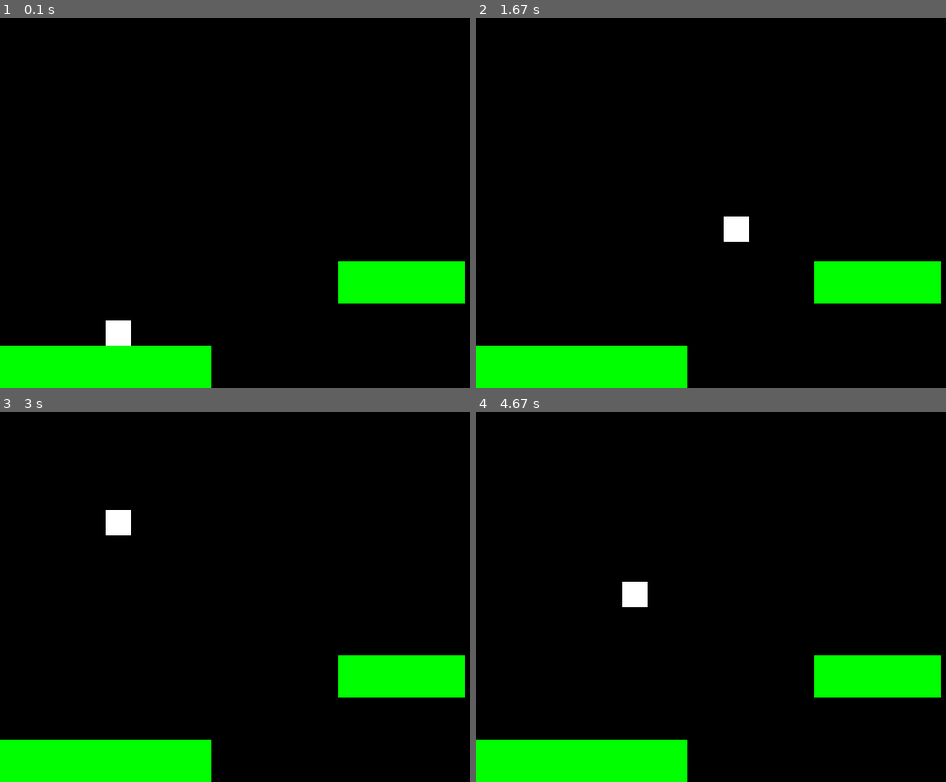
Above: before the commit, frames 1-4 (two rows, left to right).
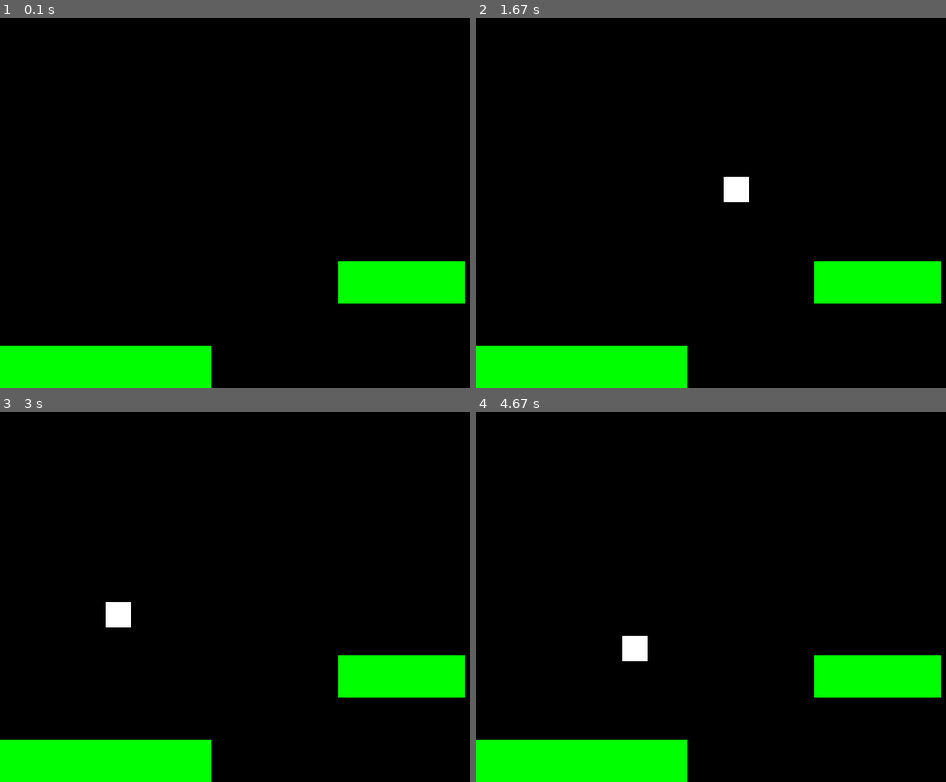
Above: after the commit, the same moments.

Repository: DillTheBeast/pyGameIntro
Game: pygame game, started from platformer/platformer.py
Same seed, same stepped clock (60 frames per second), same inputs: the game is played once before the commit and once after it.
Inputs:
- Up to frame 1 (0.1 s): no input
- Up to frame 2 (1.67 s): tap Space at 0.33, 1.23, 1.53 s; hold D 0.67-1.13 s; hold D 1.17-1.63 s
- Up to frame 3 (3 s): hold A 1.67-2.2 s; tap Space at 1.73, 2.03, 2.3, 2.63, 2.93 s; hold S 2.23-2.53 s; hold A 2.57-2.97 s
- Up to frame 4 (4.67 s): hold D 3-3.63 s; tap Space at 3.07, 3.37, 3.73, 4.13, 4.43, 4.63 s; hold S 3.67-4.03 s; hold A 4.07-4.53 s; hold D from 4.57 s (still down)

The runs differ from the first frame. In frame 1, 0.4% of the frame differs, in the area x 22-28%, y 81-89%; in frame 2, 0.7%, in the area x 52-59%, y 42-61%; in frame 3, 0.7%; in frame 4, 0.7%.

Commit message:
Update platformer.py

Diff:
--- a/platformer/platformer.py
+++ b/platformer/platformer.py
@@ -64,7 +64,12 @@
         player_pos[1] += player_vel[1] * dt
 
         test_player = pg.Rect(player_pos[0], player_pos[1] + player_vel[1] * dt, player_size, player_size)
-        if test_player.colliderect(platformList[i].rect):
+        playerY = test_player.y - player_size/2
+        platY = platformList[i].rect.top
+        print(playerY)
+        print(platY)
+        # if test_player.colliderect(platformList[i].rect):
+        if platY == playerY:
             player_pos[1] = platformList[i].y - player_size
             player_vel[1] = 0
 
